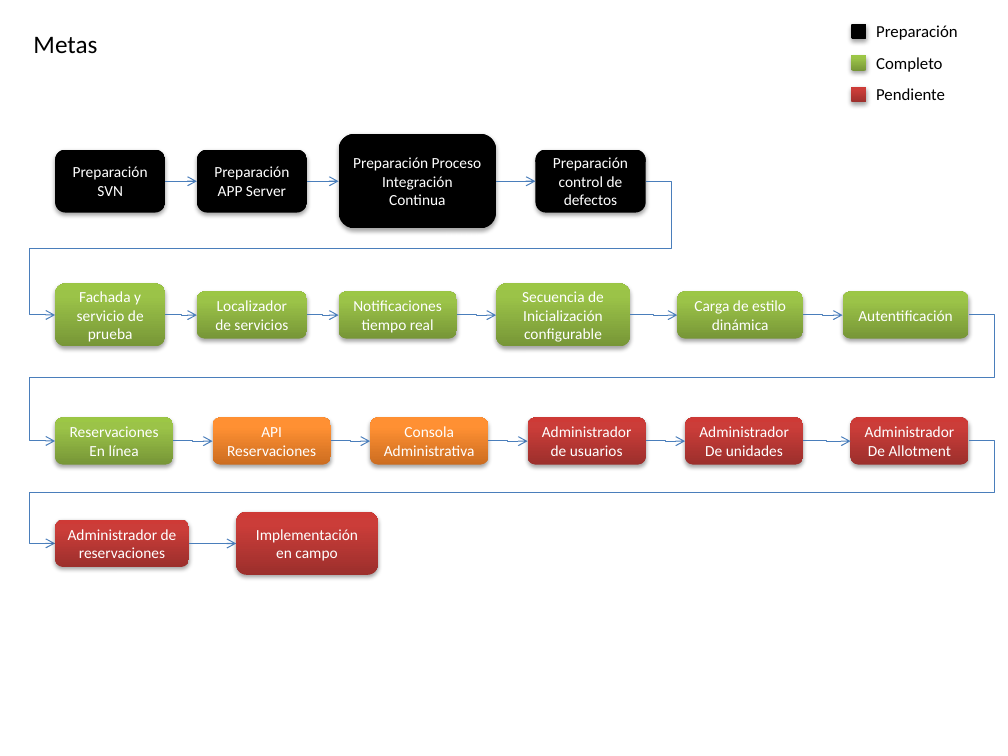
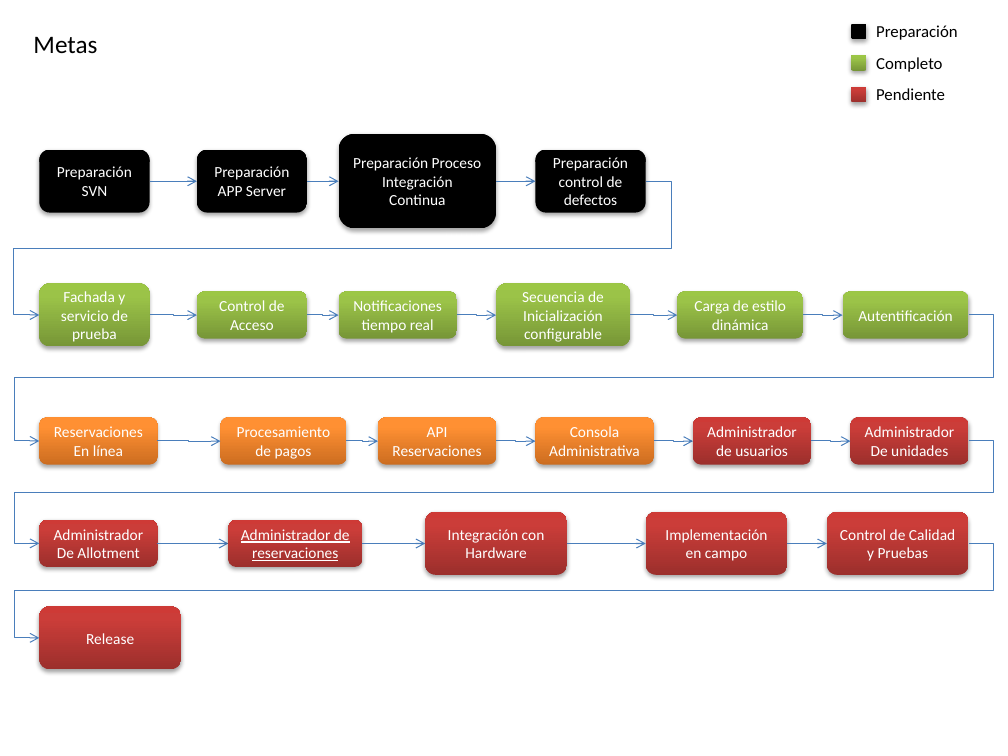
Before and after one commit to osvaldoros/qrious, a slide deck: slide 3 of SistemaLTPV/ArchitectureReservations.pptx. Drawn at 1008x756 pixels with LibreOffice and Linux fonts; fonts in the diff are those of the drawing. Boxes give left, top, right and bottom in pixels: in the first picture for what was removed or moved away, otherwise in the second. Text is boxed around its words. In the diff, an @@ line names an element or a change of style, - is before the commit and + after.

```diff
--- a/SistemaLTPV/ArchitectureReservations.pptx
+++ b/SistemaLTPV/ArchitectureReservations.pptx
@@ elbow arrow moved from (646, 181) - (55, 314) to (646, 181) - (39, 314) @@
@@ elbow arrow moved from (165, 181) - (197, 181) to (149, 181) - (197, 181) @@
@@ elbow arrow moved from (969, 314) - (55, 442) to (969, 314) - (39, 442) @@
@@ elbow arrow moved from (165, 314) - (197, 316) to (149, 314) - (197, 316) @@
@@ text in rounded rectangle at <box>219,300,285,330</box>: text changed @@
-Localizador de servicios
+Control de Acceso
@@ 3 rounded rectangles: place and size @@
-3 rounded rectangles at <box>55,149,173,465</box>
+3 rounded rectangles at <box>39,149,157,465</box>
@@ rounded rectangle "Reservaciones" at <box>39,417,157,465</box>: fill gradient #779737 to #9BC348 to #9DC746 to gradient #CC6E20 to #FF9034 to #FF9136 @@
@@ rounded rectangle added at <box>221,417,347,465</box>, fill gradient #CC6E20 to #FF9034 to #FF9136, 11 pt, text #FFFFFF @@
+Procesamiento de pagos
@@ elbow arrow moved from (969, 442) - (55, 543) to (969, 442) - (39, 543) @@
@@ elbow arrow moved from (173, 442) - (213, 442) to (157, 442) - (221, 442) @@
@@ elbow arrow added from (347, 442) to (378, 442), #4B7EBC 0.75 pt @@
@@ 4 rounded rectangles, 3 elbow arrows: place and size @@
-4 rounded rectangles, 3 elbow arrows at <box>213,417,803,465</box>
+4 rounded rectangles, 3 elbow arrows at <box>378,417,969,465</box>
@@ rounded rectangle "Administrador": place and size @@
-rounded rectangle "Administrador" at <box>851,417,969,465</box>
+rounded rectangle "Administrador" at <box>39,520,157,568</box>
@@ rounded rectangle "Administrador de reservaciones": place and size @@
-rounded rectangle "Administrador de reservaciones" at <box>55,520,190,568</box>
+rounded rectangle "Administrador de reservaciones" at <box>229,520,363,568</box>
@@ rounded rectangle "Administrador de reservaciones" at <box>229,520,363,568</box>: underline on @@
@@ rounded rectangle added at <box>425,512,568,576</box>, fill gradient #9C2F2D to #CB3E3A to #CE3B37, 11 pt, text #FFFFFF @@
+Integración con Hardware
@@ rounded rectangle "Implementación en campo": place and size @@
-rounded rectangle "Implementación en campo" at <box>236,512,378,576</box>
+rounded rectangle "Implementación en campo" at <box>646,512,788,576</box>
@@ rounded rectangle added at <box>827,512,969,576</box>, fill gradient #9C2F2D to #CB3E3A to #CE3B37, 11 pt, text #FFFFFF @@
+Control de Calidad y Pruebas
@@ elbow arrow added from (969, 543) to (39, 638), #4B7EBC 0.75 pt @@
@@ elbow arrow added from (157, 543) to (229, 543), #4B7EBC 0.75 pt @@
@@ elbow arrow moved from (188, 543) - (236, 543) to (362, 543) - (425, 543) @@
@@ elbow arrow added from (568, 543) to (646, 543), #4B7EBC 0.75 pt @@
@@ elbow arrow moved from (803, 442) - (851, 442) to (787, 543) - (827, 543) @@
@@ rounded rectangle added at <box>39,607,181,670</box>, fill gradient #9C2F2D to #CB3E3A to #CE3B37, 11 pt, text #FFFFFF @@
+Release
```
Also in this commit, not shown: 2 other slides changed, 2 other files.
